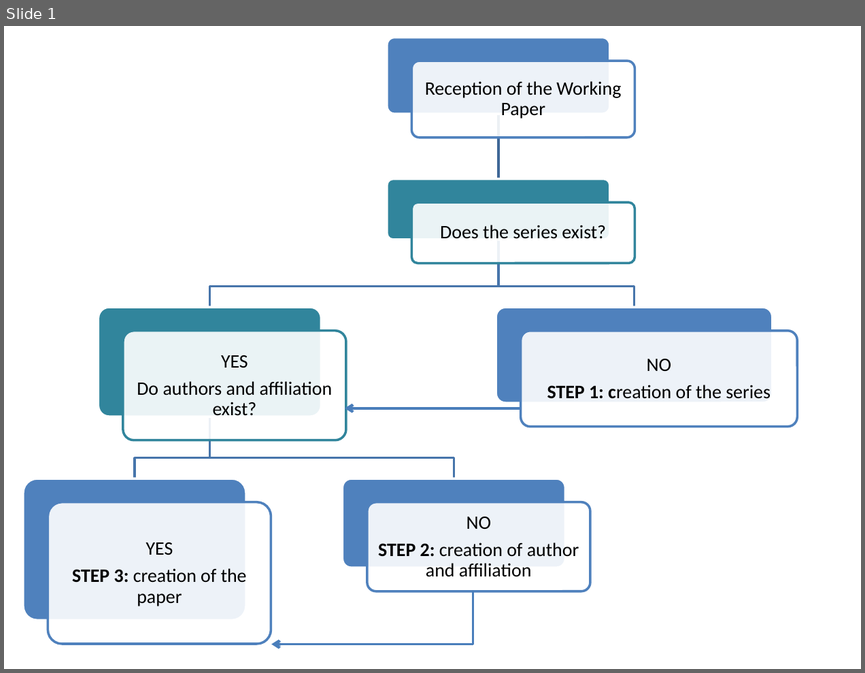
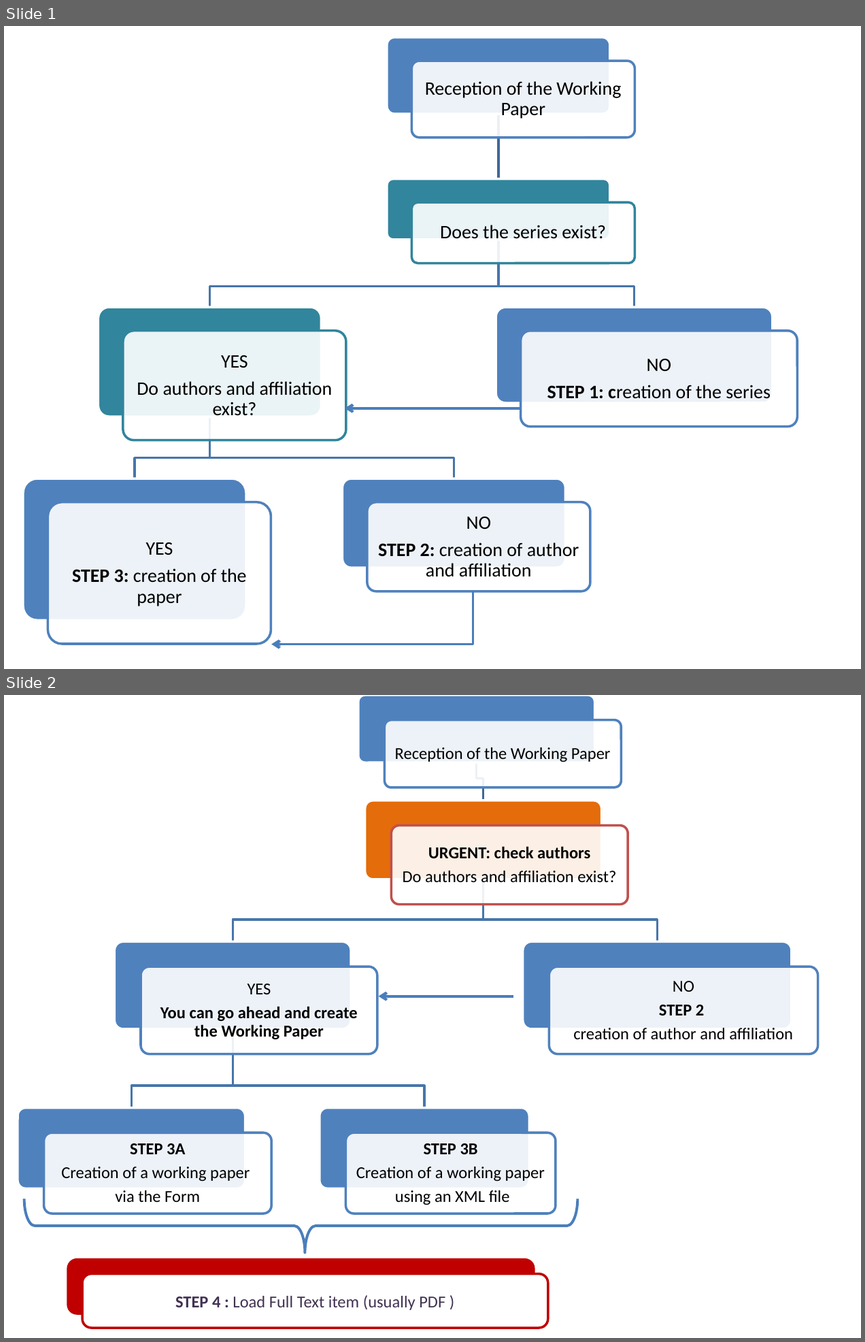
Before and after one commit to jfix/kv3-doc, a slide deck: UserGuide/source/images/WPProcess.pptx. Shown one above the other, each under a label of ours: slide 1 before the commit, slides 1 and 2 after it. The pictures are 865x673 and 865x1342 pixels, drawn with LibreOffice and Linux fonts; fonts in the diff are those of the drawing. Boxes give left, top, right and bottom in pixels: in the first picture for what was removed or moved away, otherwise in the second. Text is boxed around its words. In the diff, an @@ line names an element or a change of style, - is before the commit and + after.

Commit message:
Working papers update

```diff
--- a/UserGuide/source/images/WPProcess.pptx
+++ b/UserGuide/source/images/WPProcess.pptx
@@ slide 2 added at <box>4,695,861,1338</box>, background #FFFFFF @@
@@ arrow added from (513, 996) to (379, 996), #4B7EBC 2.25 pt @@
@@ group added at <box>18,695,818,1213</box>: 12 rounded rectangles, 6 texts, 5 freeform shapes @@
+Reception of the Working Paper
+URGENT: check authors
+Do authors and affiliation exist?
+YES
+You can go ahead and create the Working Paper
+STEP 3A
+Creation of a working paper
+via the Form
+STEP 3B
+Creation of a working paper
+using an XML file
+NO
+STEP 2
+creation of author and affiliation
@@ right brace added at <box>24,1198,578,1253</box>, outline #4B7EBC 2.25 pt @@
@@ rounded rectangle added at <box>68,1259,534,1312</box>, fill #C00000, outline #C00000 2 pt @@
@@ rounded rectangle added at <box>82,1273,547,1327</box>, fill #FFFFFF, outline #C00000 2 pt, 14 pt, text #403152 @@
+STEP 4 : Load Full Text item (usually PDF )
```
Also in this commit, not shown: 1 other slide added, 15 other files.
